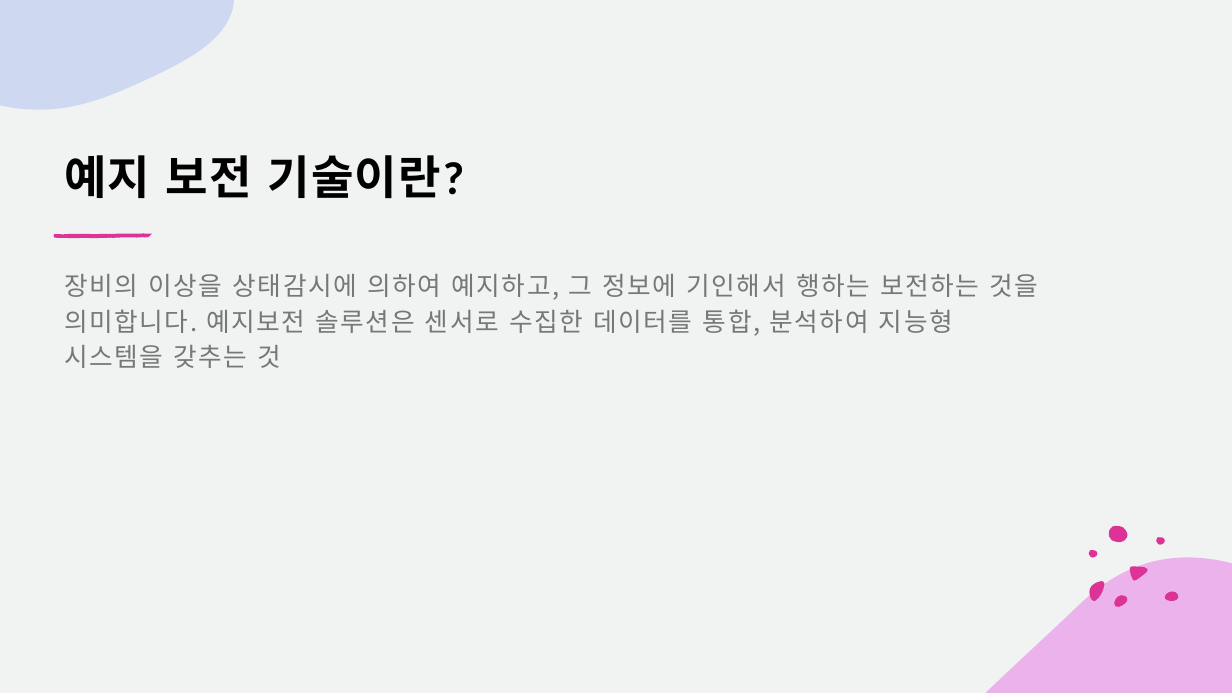
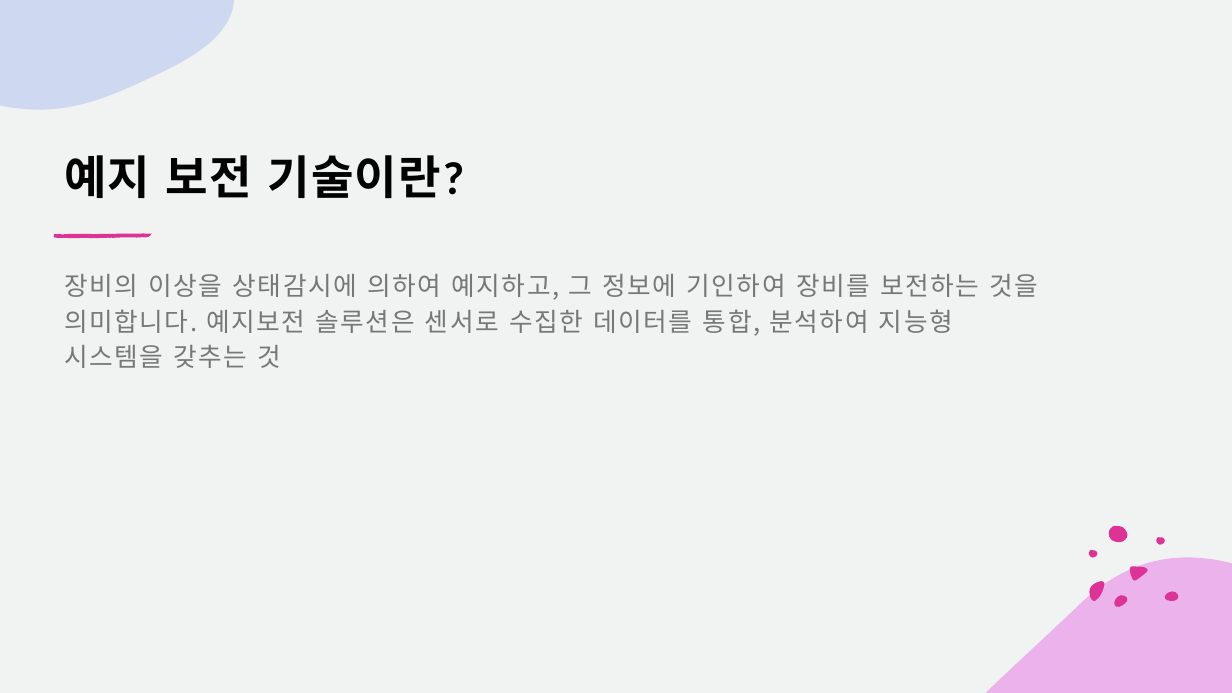
Before and after one commit to ssoonyoi/project, a slide deck: slide 2 of doc/프레젠테이션1.pptx. Drawn at 1232x693 pixels with LibreOffice and Linux fonts; fonts in the diff are those of the drawing. Boxes give left, top, right and bottom in pixels: in the first picture for what was removed or moved away, otherwise in the second. Text is boxed around its words. In the diff, an @@ line names an element or a change of style, - is before the commit and + after.

```diff
--- a/doc/프레젠테이션1.pptx
+++ b/doc/프레젠테이션1.pptx
@@ text at [64, 274, 1039, 368]: text changed @@
-장비의 이상을 상태감시에 의하여 예지하고, 그 정보에 기인해서 행하는 보전하는 것을 의미합니다. 예지보전 솔루션은 센서로 수집한 데이터를 통합, 분석하여 지능형 시스템을 갖추는 것
+장비의 이상을 상태감시에 의하여 예지하고, 그 정보에 기인하여 장비를 보전하는 것을 의미합니다. 예지보전 솔루션은 센서로 수집한 데이터를 통합, 분석하여 지능형 시스템을 갖추는 것
```
Also in this commit, not shown: 4 other slides changed, 4 slides added.
